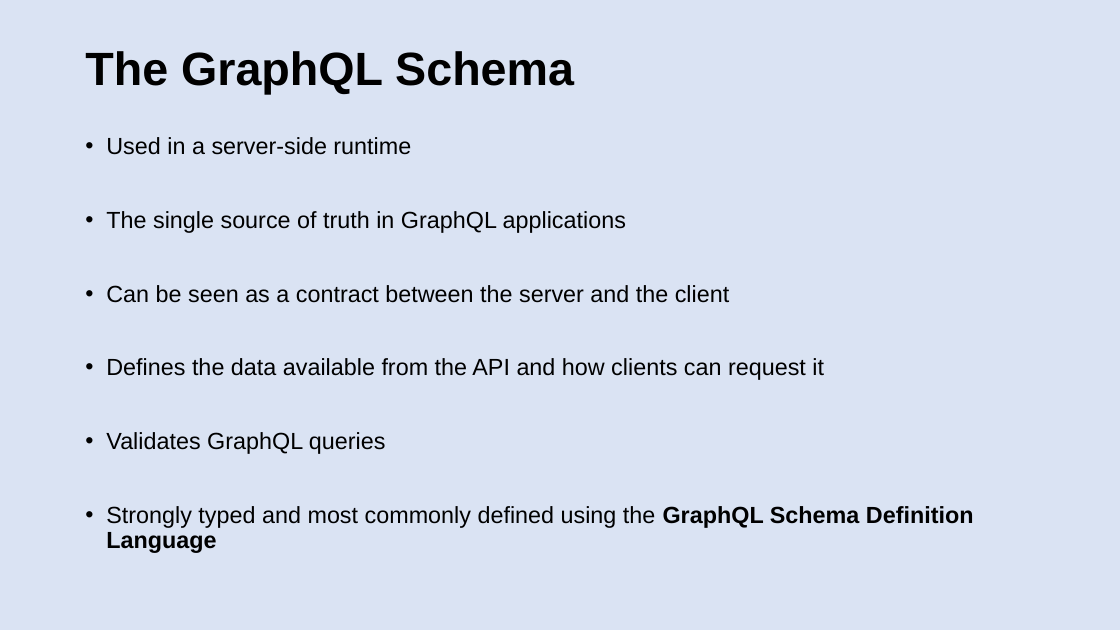
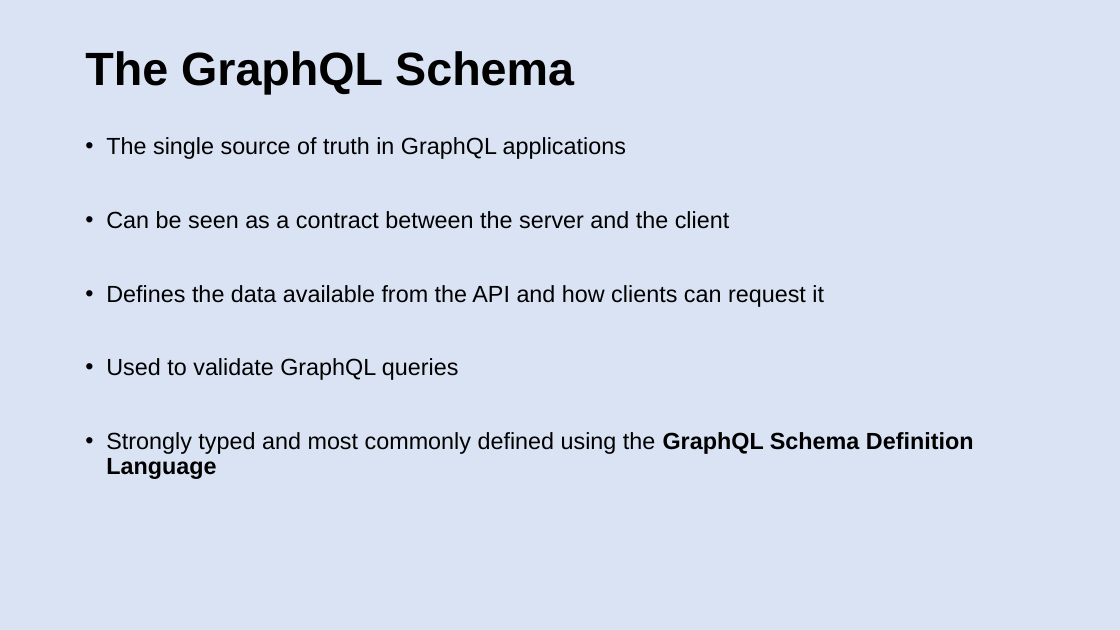
Before and after one commit to patelg123/graphql-presentation, a slide deck: slide 9 of current.pptx. Drawn at 1120x630 pixels with LibreOffice and Linux fonts; fonts in the diff are those of the drawing. Boxes give left, top, right and bottom in pixels: in the first picture for what was removed or moved away, otherwise in the second. Text is boxed around its words. In the diff, an @@ line names an element or a change of style, - is before the commit and + after.

```diff
--- a/current.pptx
+++ b/current.pptx
@@ text at <box>106,137,411,155</box>: paragraph removed @@
-• Used in a server-side runtime
@@ text at <box>106,358,459,380</box>: text changed @@
-• Validates GraphQL queries
+• Used to validate GraphQL queries
```
Also in this commit, not shown: 5 other slides changed, 5 slides added, 1 slide removed.
